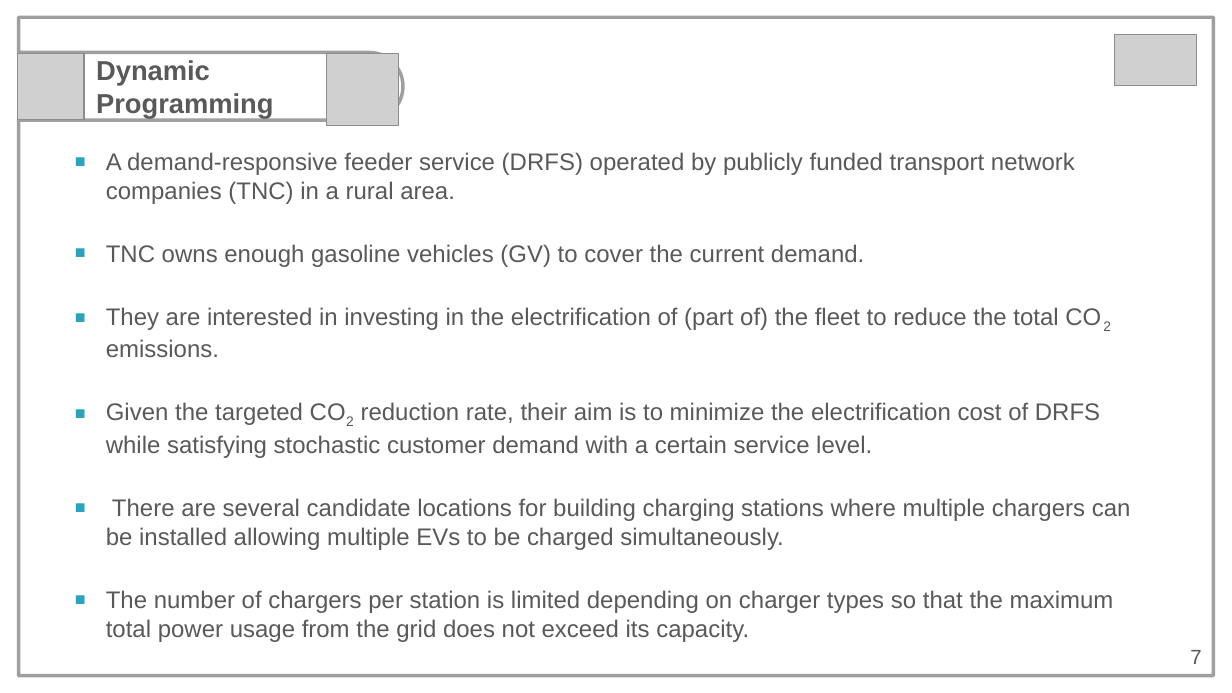
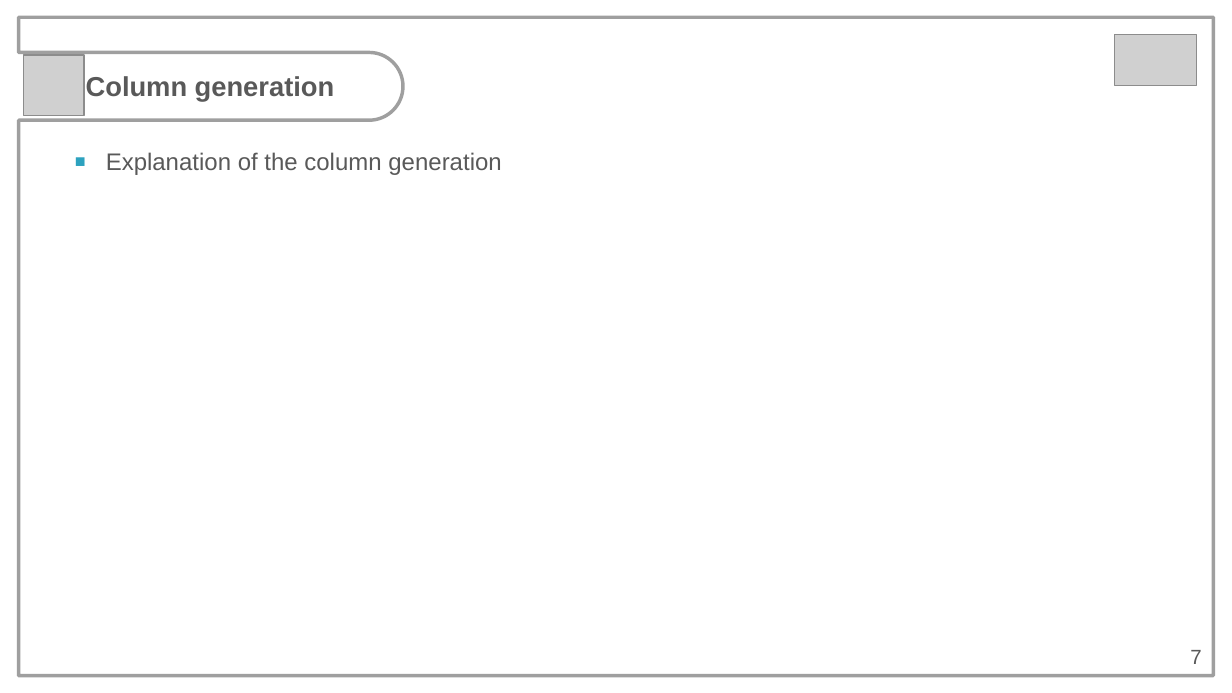
Before and after one commit to YMF2022/IntegerOptimizationCourse, a slide deck: slide 7 of OptimisationCourse_finalpresentation.pptx. Drawn at 1232x693 pixels with LibreOffice and Linux fonts; fonts in the diff are those of the drawing; grey boxes stand for pictures. Boxes give left, top, right and bottom in pixels: in the first picture for what was removed or moved away, otherwise in the second. Text is boxed around its words. In the diff, an @@ line names an element or a change of style, - is before the commit and + after.

```diff
--- a/OptimisationCourse_finalpresentation.pptx
+++ b/OptimisationCourse_finalpresentation.pptx
@@ picture: place and size @@
-picture at (17, 53, 84, 120)
+picture at (23, 55, 84, 116)
@@ picture removed at (326, 53, 399, 126) @@
@@ text at (86, 76, 334, 101): text changed @@
-Dynamic Programming
+Column generation
@@ text at (106, 152, 501, 175): text changed @@
-■ A demand-responsive feeder service (DRFS) operated by publicly funded transport network companies (TNC) in a rural area.
-■ TNC owns enough gasoline vehicles (GV) to cover the current demand.
-■ They are interested in investing in the electrification of (part of) the fleet to reduce the total CO2 emissions.
-■ Given the targeted CO2 reduction rate, their aim is to minimize the electrification cost of DRFS while satisfying stochastic customer demand with a certain service level.
-■ There are several candidate locations for building charging stations where multiple chargers can be installed allowing multiple EVs to be charged simultaneously.
-■ The number of chargers per station is limited depending on charger types so that the maximum total power usage from the grid does not exceed its capacity.
+■ Explanation of the column generation
```
Also in this commit, not shown: 5 other slides changed, 1 slide added, 1 slide removed, 9 other files.
